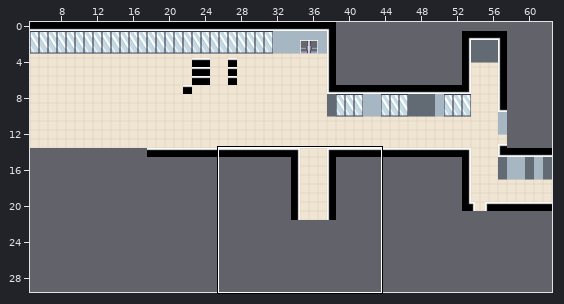
Level history. Tiled map: LCB_Map/data/maps/annexe_2.tmx. Above, an overview of the earlier version with the close-up marked.
Close-up. Earlier state:
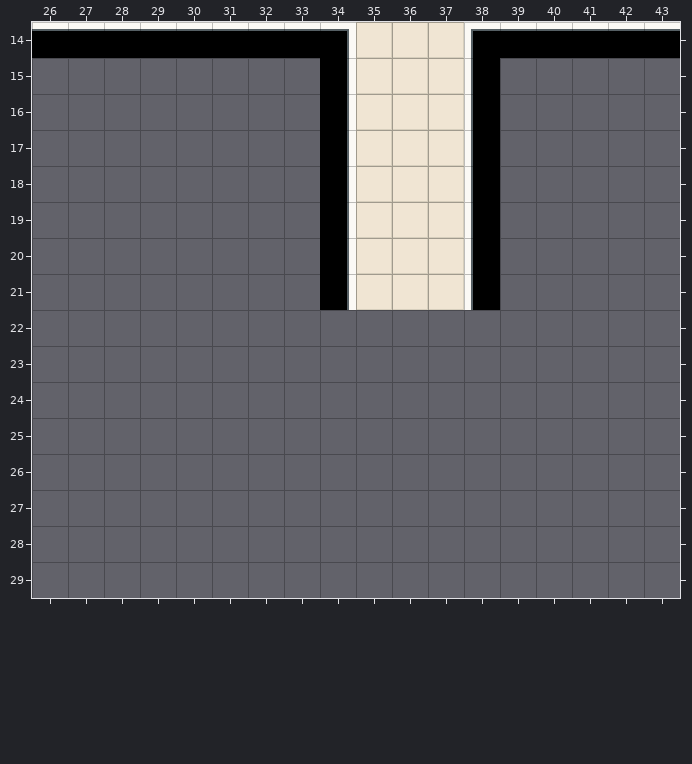
Cells are 64x64 px. Shown: x 26..43, y 14..29. The commit also changed other parts of the map, which this record leaves out.
The same view after the edit:
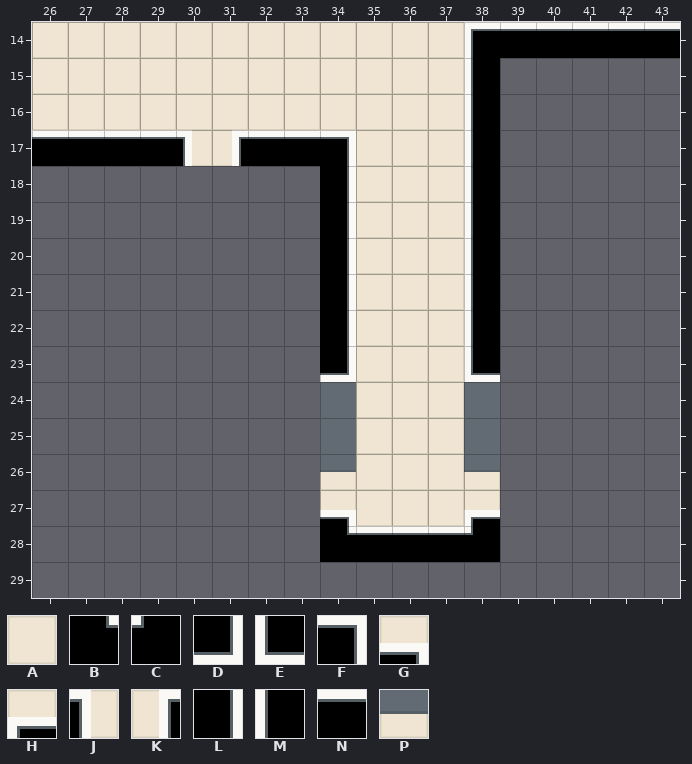
Key: from "LCB_indoor": A 24, B 35, C 36, D 62, E 63, F 87, G 385, H 389, J 411, K 413, L 1055, M 1059, N 1132, P 1232.
_ is an empty cell, . an unchanged one.
Edits made:
--- layer "Floor"
@@ x 26..34 @@
-14 NNNNNNNNF
-15 ________L
-16 ________L
-17 ________L
+14 AAAAAAAAA
+15 AAAAAAAAA
+16 AAAAAAAAA
+17 NNNNJKNNF
@@ x 34..38 @@
-22 _____
-23 _____
-24 .___.
-25 .___.
-26 _____
-27 _____
-28 _____
+22 LAAAM
+23 DAAAE
+24 .AAA.
+25 .AAA.
+26 PAAAP
+27 GAAAH
+28 BNNNC
